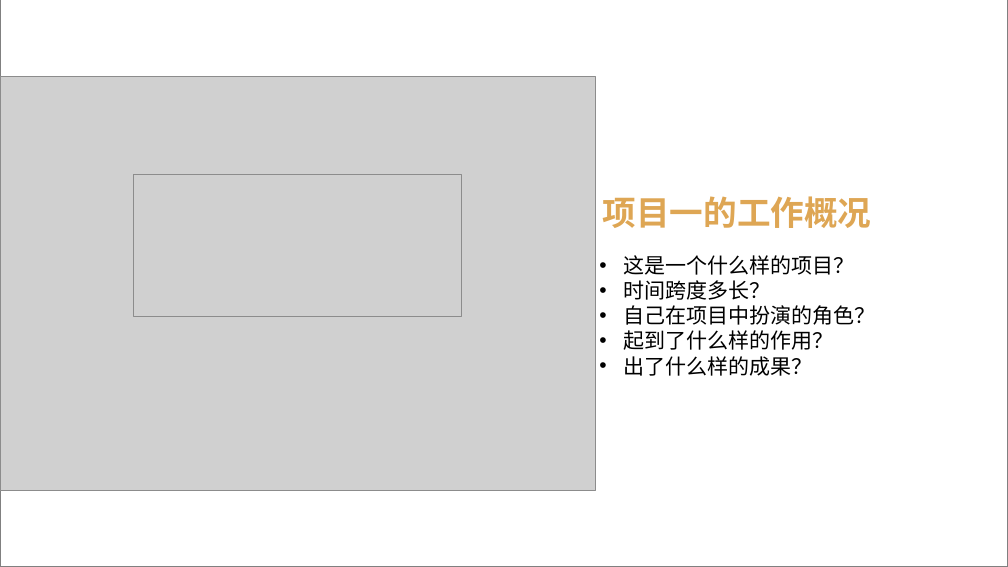
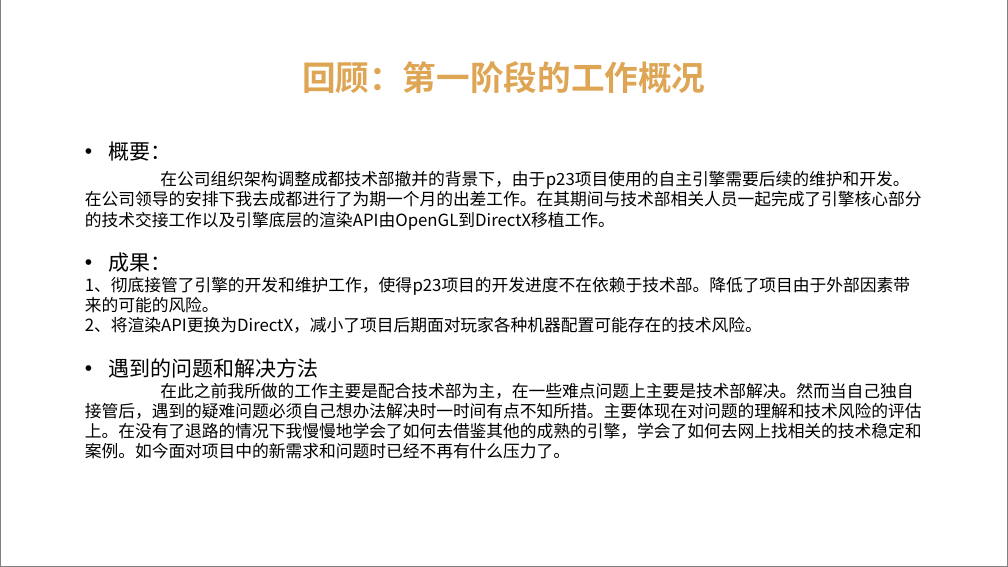
Before and after one commit to 523793658/Air, a slide deck: slide 4 of 2016年终工作总结ppt.pptx. Drawn at 1008x567 pixels with LibreOffice and Linux fonts; fonts in the diff are those of the drawing; grey boxes stand for pictures. Boxes give left, top, right and bottom in pixels: in the first picture for what was removed or moved away, otherwise in the second. Text is boxed around its words. In the diff, an @@ line names an element or a change of style, - is before the commit and + after.

```diff
--- a/2016年终工作总结ppt.pptx
+++ b/2016年终工作总结ppt.pptx
@@ picture removed at [0,76,595,491] @@
@@ text at [302,61,705,93]: text changed @@
-项目一的工作概况
+回顾：第一阶段的工作概况
@@ text at [85,141,922,459]: text changed; size 20 to 16 pt @@
-• 这是一个什么样的项目？
-• 时间跨度多长？
-• 自己在项目中扮演的角色？
-• 起到了什么样的作用？
-• 出了什么样的成果？
+• 概要：
+在公司组织架构调整成都技术部撤并的背景下，由于p23项目使用的自主引擎需要后续的维护和开发。在公司领导的安排下我去成都进行了为期一个月的出差工作。在其期间与技术部相关人员一起完成了引擎核心部分的技术交接工作以及引擎底层的渲染API由OpenGL到DirectX移植工作。
+• 成果：
+1、彻底接管了引擎的开发和维护工作，使得p23项目的开发进度不在依赖于技术部。降低了项目由于外部因素带来的可能的风险。
+2、将渲染API更换为DirectX，减小了项目后期面对玩家各种机器配置可能存在的技术风险。
+• 遇到的问题和解决方法
+  在此之前我所做的工作主要是配合技术部为主，在一些难点问题上主要是技术部解决。然而当自己独自接管后，遇到的疑难问题必须自己想办法解决时一时间有点不知所措。主要体现在对问题的理解和技术风险的评估上。在没有了退路的情况下我慢慢地学会了如何去借鉴其他的成熟的引擎，学会了如何去网上找相关的技术稳定和案例。如今面对项目中的新需求和问题时已经不再有什么压力了。
@@ picture removed at [134,175,461,317] @@
```
Also in this commit, not shown: 2 other slides changed, 9 slides added, 9 slides removed.
